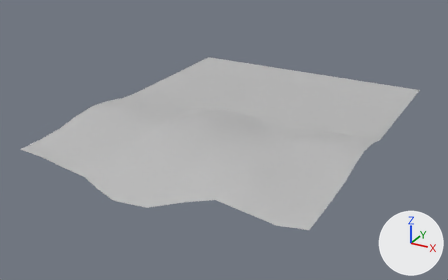
A saved change to the FBX model Assets/Meshes/SM_Ground_001.fbx.
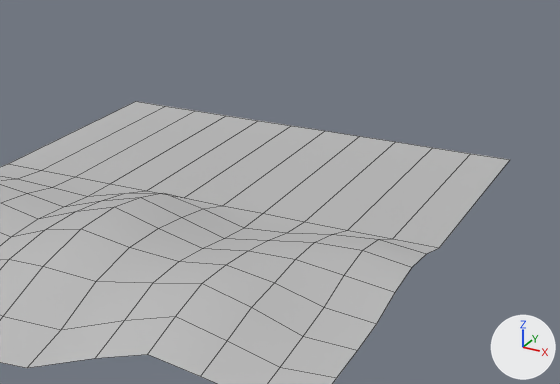
Old and new are each drawn whole from a 50 mm lens placed at (16.7, -31.0, 15.0), pointed at (-0.9, 0.9, -0.9) and again close up on the part from 30% to 100% of the width and 0% to 77% of the height. Lighting does not change. The marker at lower right points along +X, +Y and +Z. The close-ups show mesh edges as thin lines. Where no turn or scale is listed for an object, it has been applied to the vertices.

In view in the first close-up: 'Ground_002'.
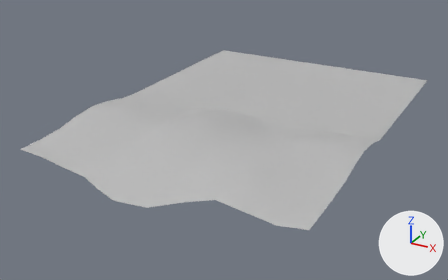
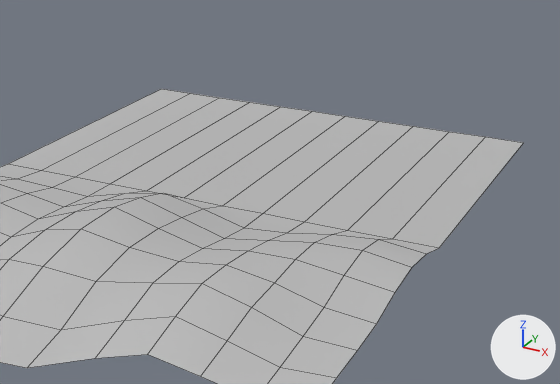
Pixel boxes [x1, y1, x2, y2] of what changed, in the close-ups (560 x 384 px; the box of a moved part takes in the faces that stretch with it):
'Ground_002', reshaped: before [0, 101, 510, 384]; after [0, 89, 524, 384]
part 1 of me_mesh, moved or reshaped: before [9, 101, 510, 248]; after [9, 89, 524, 248]

The edits, one by one:
me_mesh has 108 vertices, 88 faces and spans x -8.7..8.7, y -10.4..12.4, z 0.0..1.9.
me_mesh is used by ob_ground_002; location (0.0, 0.0, 0.0).
me_mesh part 1: all 12 vertices in x -8.7..8.7, y 12.4, z 0.6 are moved by (0.0, 2.5, 0.0).
